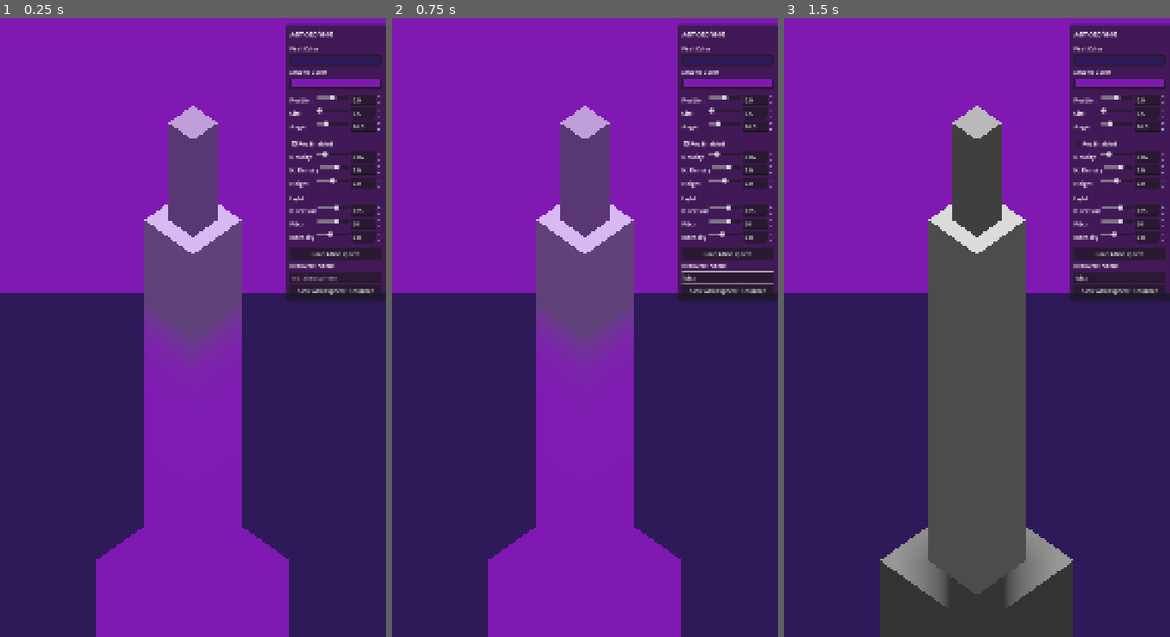
Above: before the commit, frames 1-3 (left to right).
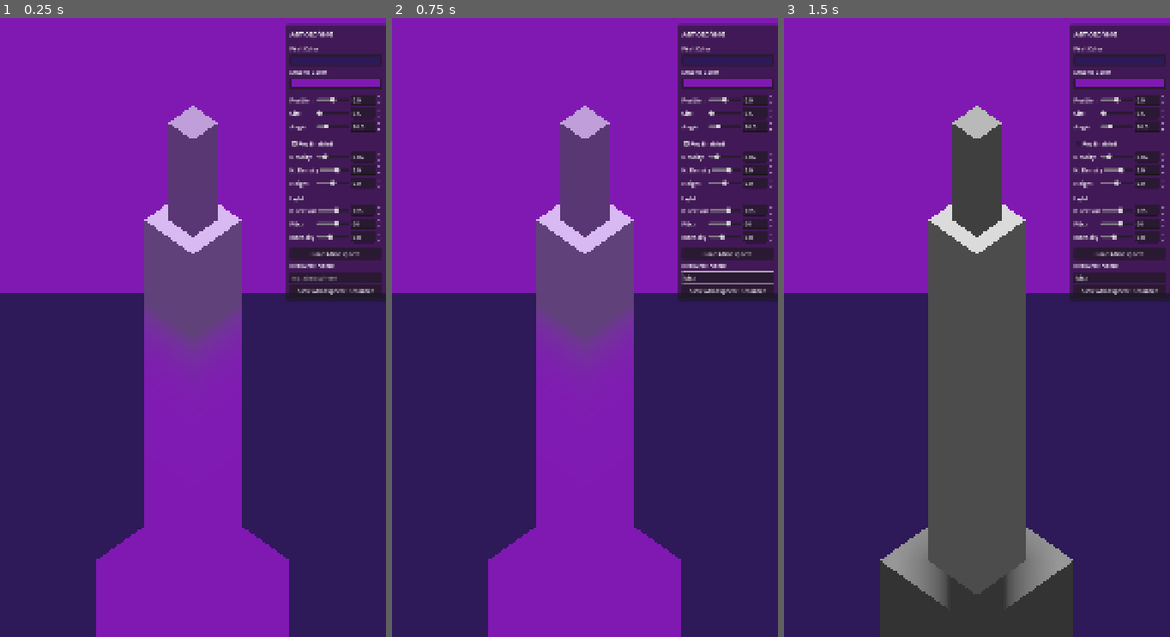
Above: after the commit, the same moments.

Repository: AlbertoHdezCerezo/learn-how-to-minigolf
Game: Godot game, scene res://scenes/level_editor_tools/atmosphere_generator/atmosphere_generator.tscn
The game is run twice, just before and just after one commit, with the same random seed, the same clock (stepped at 60 frames per second) and the same inputs. The project has no main scene, so this scene is started directly.
Inputs (mouse positions are in pixels of both pictures, inside the frame that each line leads up to):
- Up to frame 1 (0.25 s): no input
- Up to frame 2 (0.75 s): click (727, 277) at 0.52 s; type "Alex" at 0.6 s
- Up to frame 3 (1.5 s): click "Fog Enabled" at 1.25 s

The runs differ from the first frame. In frame 1, 0.6% of the frame differs, in the area x 82-91%, y 12-36%; in frame 2, 0.6%; in frame 3, 0.6%.

Commit message:
fix: Vertically center slider in SliderWithInput component (#13)
Co-Authored-By: Claude Opus 4.6 (1M context) <noreply@anthropic.com>

Diff:
--- a/scenes/ui_components/slider_with_input/slider_with_input.tscn
+++ b/scenes/ui_components/slider_with_input/slider_with_input.tscn
@@ -13,6 +13,7 @@
 [node name="HSlider" type="HSlider" parent="."]
 layout_mode = 2
 size_flags_horizontal = 3
+size_flags_vertical = 4
 
 [node name="SpinBox" type="SpinBox" parent="."]
 custom_minimum_size = Vector2(75, 0)
